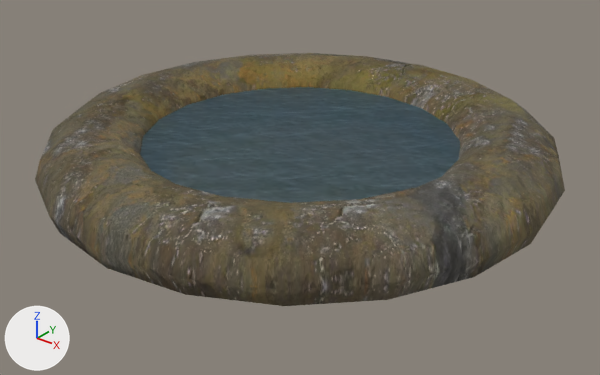
What one commit did to the glTF model client/models/tower/waterSource.glb.
Camera for both pictures: a camera (50 mm lens) standing at (4.04, -5.06, 2.86) and looking at (0.08, -0.11, -0.21). Lighting does not change. The marker at lower left points along +X, +Y and +Z. Where no turn or scale is listed for an object, it has been applied to the vertices.
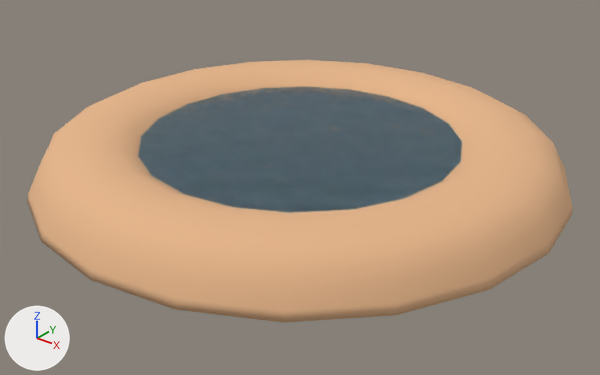
Edits to the bpy script that builds the scene:
```text
Add mat_dirt:
    mat_dirt = principled_material('dirt')
    mat_dirt.base_color = (0.8, 0.47, 0.256)  # beige #e7b68a
    mat_dirt.roughness = 0.978
Change me_torus:
    used by ob_torus; location = (0.0, 0.0, 0.0)
    remove me_torus.from_pydata(...)  # 240 vertices, 480 faces; spans x -2.16..2.16, y -2.16..2.16, z -0.23..0.38
    remove me_torus.materials.append(mat_stone)
    add me_torus.from_pydata(...)  # 240 vertices, 480 faces; spans x -2.24..2.24, y -2.24..2.24, z -0.15..0.3
    me_torus part 1: 200 of 240 vertices moved; they spanned x -2.1..2.1, y -2.1..2.1, z -0.23..0.38 and now span x -2.24..2.24, y -2.24..2.24, z -0.15..0.3; mean shift (0.0, 0.0, 0.0); largest move (0.0, 1.94, -0.18) -> (0.0, 2.24, -0.11)
    add me_torus.materials.append(mat_dirt)  # beige #e7b68a
```

What differs and where, as boxes (x1, y1, x2, y2) in the pictures (600 x 375 px):
'Torus', recoloured, reshaped: before (35, 53, 565, 306); after (27, 60, 573, 323)
